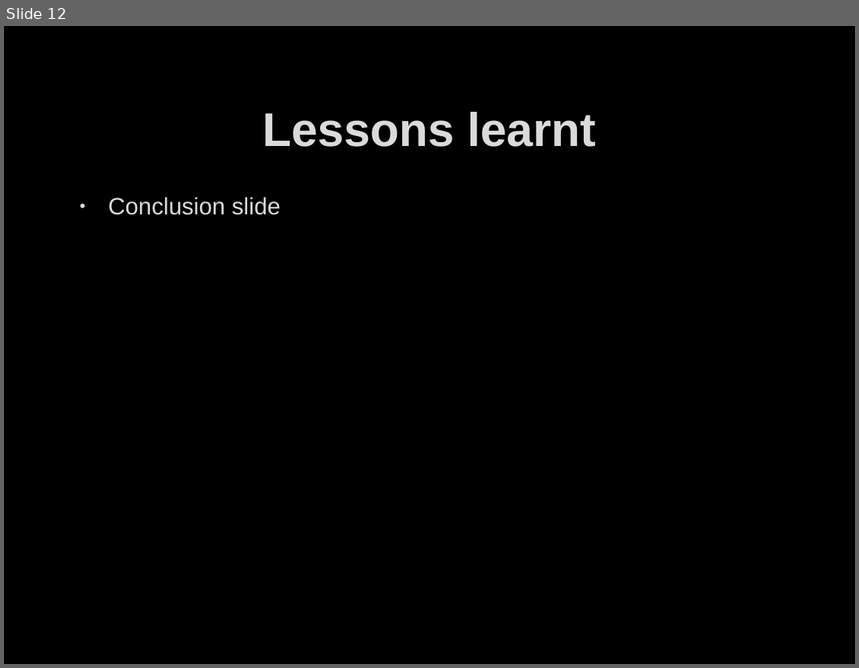
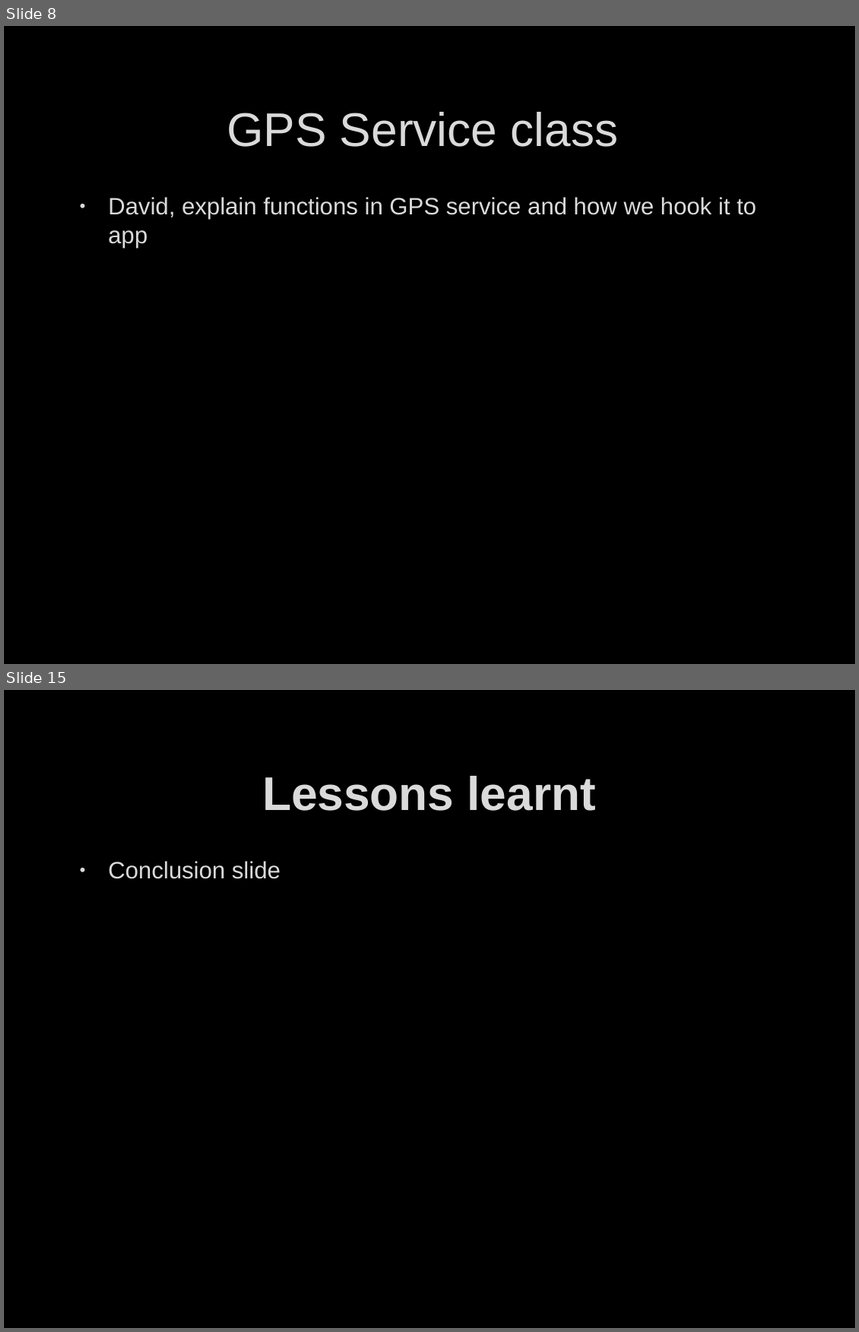
Before and after one commit to ddave2122/Group6, a slide deck: MobAppFinalPresent.pptx. Shown one above the other, each under a label of ours: slide 12 before the commit, slides 8 and 15 after it; the slides between them are not shown. The pictures are 859x668 and 859x1332 pixels, drawn with LibreOffice and Linux fonts; fonts in the diff are those of the drawing; background and template pictures are left out. Boxes give left, top, right and bottom in pixels: in the first picture for what was removed or moved away, otherwise in the second. Text is boxed around its words. In the diff, an @@ line names an element or a change of style, - is before the commit and + after.

Commit message:
Look at the presentation
David: you need to add a few slides

```diff
--- a/MobAppFinalPresent.pptx
+++ b/MobAppFinalPresent.pptx
@@ slide 8 added at box(4, 26, 855, 664), background picture (left out) @@
@@ title added at box(227, 112, 619, 147), 40 pt, text #DADADA @@
+GPS Service class
@@ text added at box(108, 197, 756, 248), 20 pt, text #DADADA @@
+• David, explain functions in GPS service and how we hook it to app
@@ what was slide 12 is now slide 15 @@
```
Also in this commit, not shown: 8 other slides added, 6 slides removed, 1 other file.
